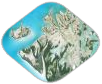
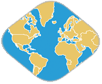
Revision of a layered (102, 84) image; what changed, layer by layer:
added layer "Layer 18" above "Layer 12" over [1, 1, 100, 82]
hid "tiles" over [1, 2, 100, 83]
